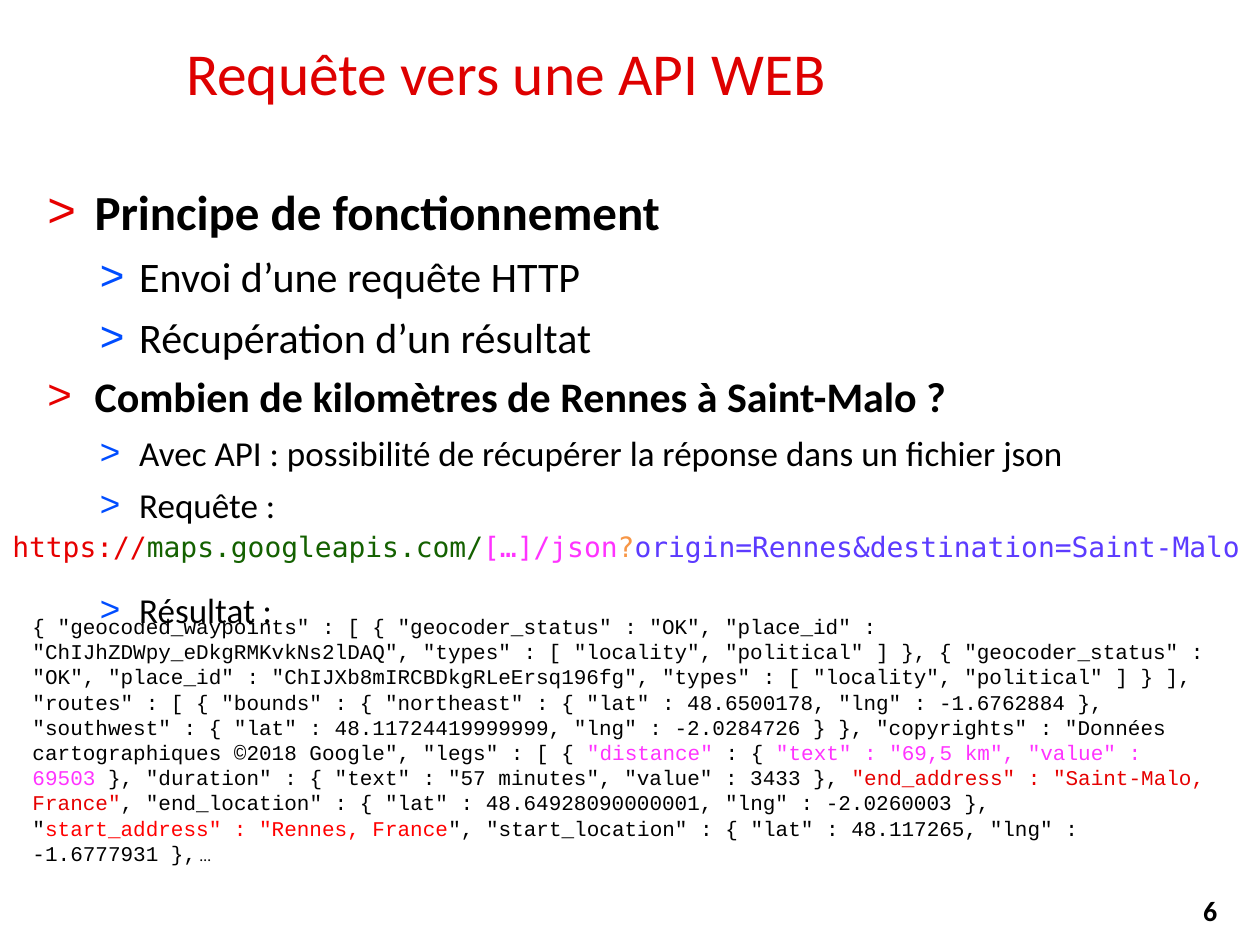
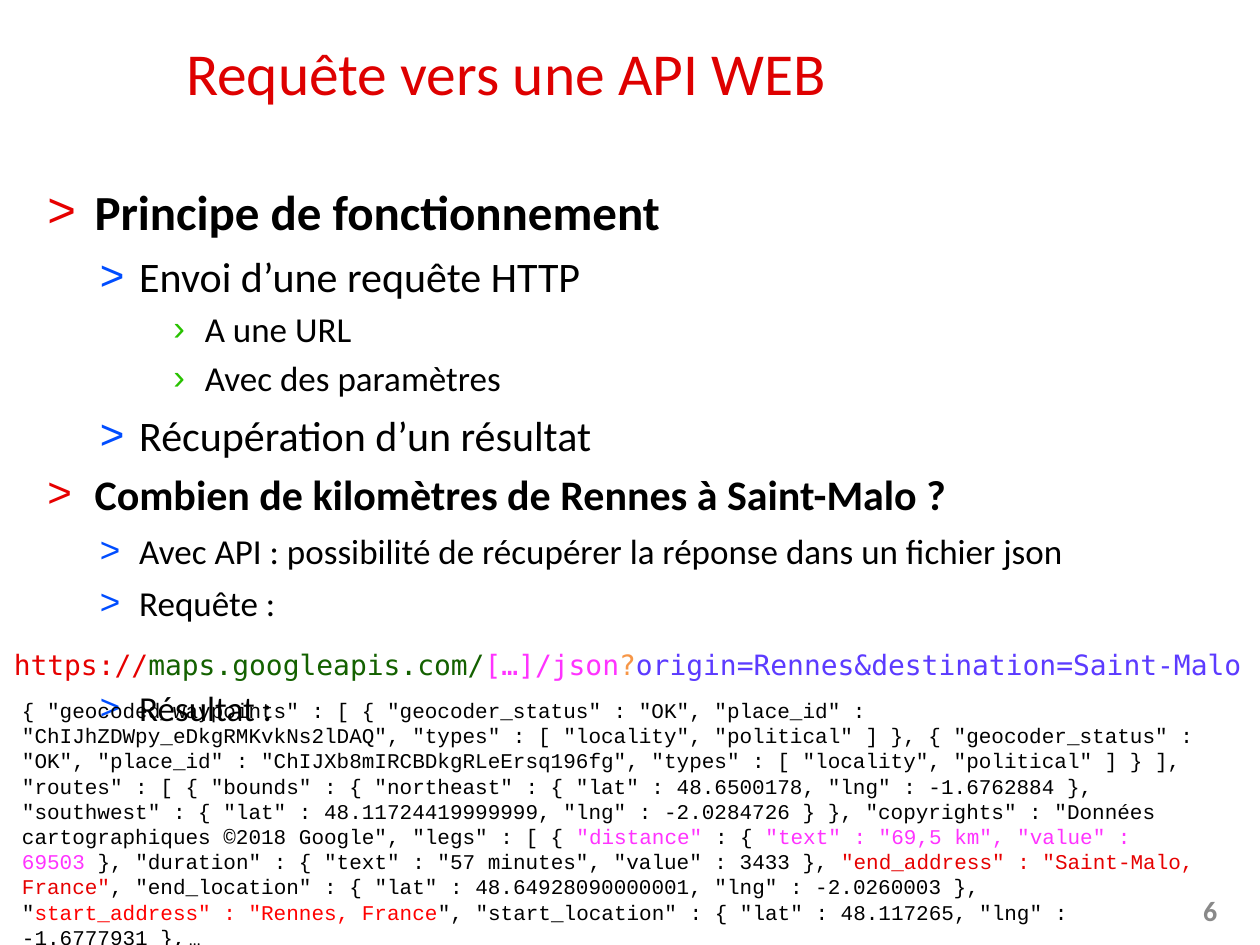
Before and after one commit to alemaitr/python_opendata_l2, a slide deck: slide 6 of cours3.pptx. Drawn at 1260x945 pixels with LibreOffice and Linux fonts; fonts in the diff are those of the drawing; background and template pictures are left out. Boxes give left, top, right and bottom in pixels: in the first picture for what was removed or moved away, otherwise in the second. Text is boxed around its words. In the diff, an @@ line names an element or a change of style, - is before the commit and + after.

Commit message:
Mise à jour Cours 3 Open Route Service

```diff
--- a/cours3.pptx
+++ b/cours3.pptx
@@ text at (x1=205, y1=319, x2=501, y2=397): paragraphs added @@
+    › A une URL
+    › Avec des paramètres
@@ text "https://maps.googleapis.com/[…]/json?origin=Rennes&destinati ..." moved from (x1=12, y1=535, x2=1239, y2=563) to (x1=14, y1=653, x2=1241, y2=681) @@
@@ text "{ "geocoded_waypoints" : [ { ..." rewrapped from (x1=32, y1=619, x2=1204, y2=862) to (x1=22, y1=703, x2=1193, y2=925) @@
@@ page number at (x1=1171, y1=886, x2=1250, y2=936): text colour #000000 to #898989 @@
```
Also in this commit, not shown: 3 other slides changed, 4 slides added, 6 slides removed, 1 other file.
